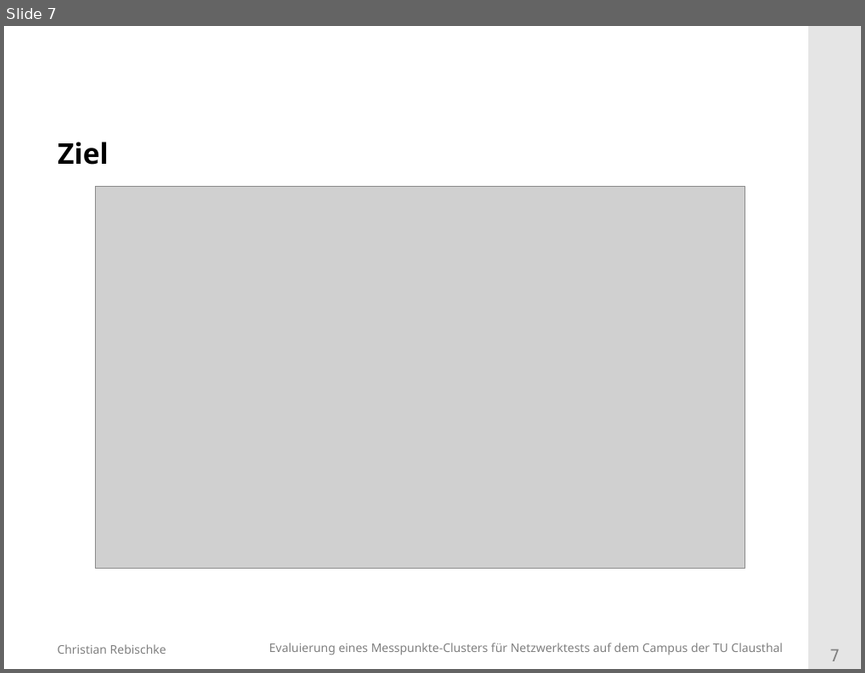
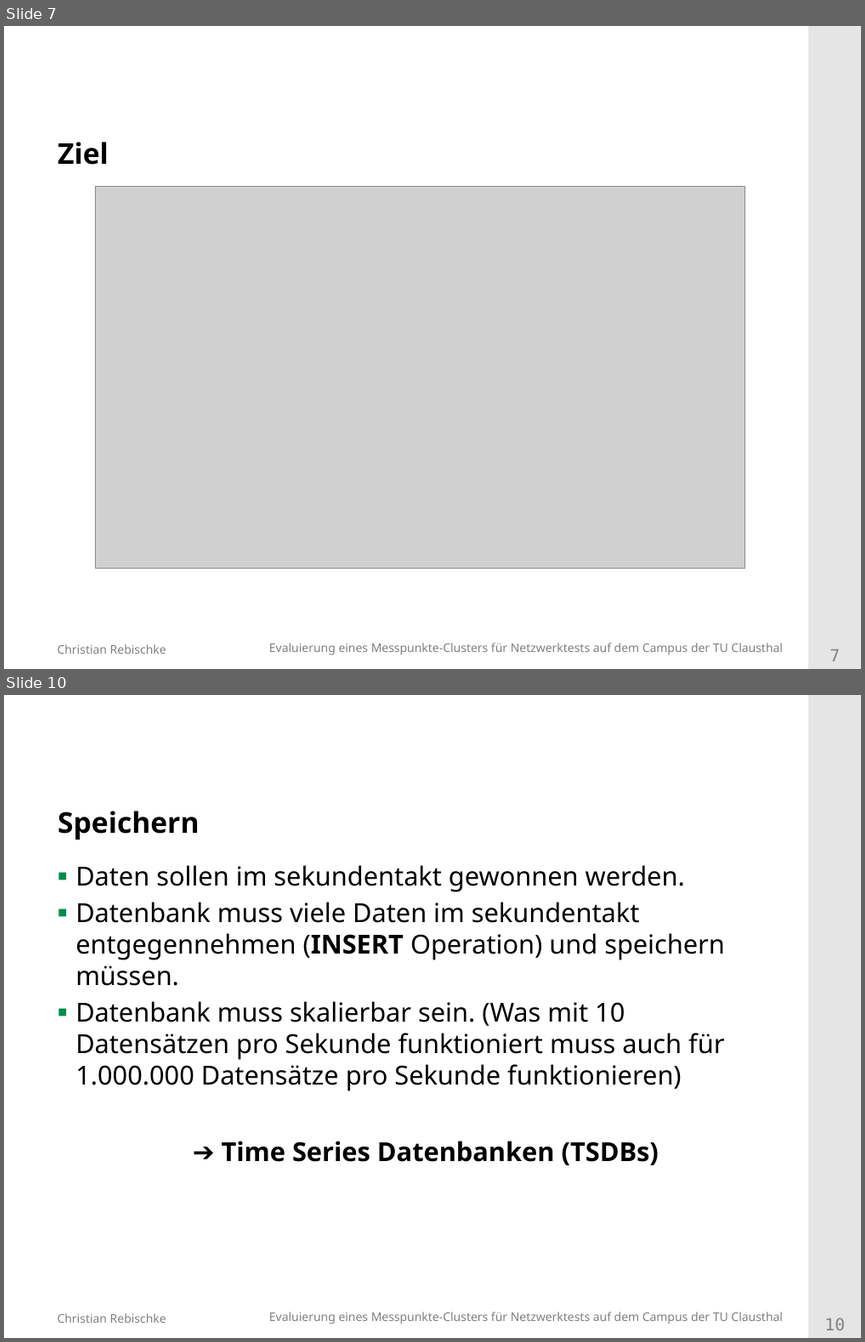
Before and after one commit to shibumi/bachelor-kolloquium, a slide deck: vortrag.odp. Shown one above the other, each under a label of ours: slide 7 before the commit, slides 7 and 10 after it; the slides between them are not shown. The pictures are 865x673 and 865x1342 pixels, drawn with LibreOffice and Linux fonts; fonts in the diff are those of the drawing; grey boxes stand for pictures; background and template pictures are left out. Boxes give left, top, right and bottom in pixels: in the first picture for what was removed or moved away, otherwise in the second. Text is boxed around its words. In the diff, an @@ line names an element or a change of style, - is before the commit and + after.

```diff
--- a/vortrag.odp
+++ b/vortrag.odp
@@ slide 10 added at <box>4,695,861,1338</box>, background #FFFFFF; not listed: 4 template elements that a slide beside it also shows @@
@@ title added at <box>58,811,199,839</box>, 24 pt, text #000000, bold @@
+Speichern
@@ text added at <box>75,865,725,1091</box>, 22 pt, text #000000 @@
+▪ Daten sollen im sekundentakt gewonnen werden.
+▪ Datenbank muss viele Daten im sekundentakt entgegennehmen (INSERT Operation) und speichern müssen.
+▪ Datenbank muss skalierbar sein. (Was mit 10 Datensätzen pro Sekunde funktioniert muss auch für 1.000.000 Datensätze pro Sekunde funktionieren)
@@ text added at <box>222,1140,658,1165</box>, 22 pt, text #000000, bold @@
+➔ Time Series Datenbanken (TSDBs)
```
Also in this commit, not shown: 4 slides changed, 7 other slides added, 5 other files.
